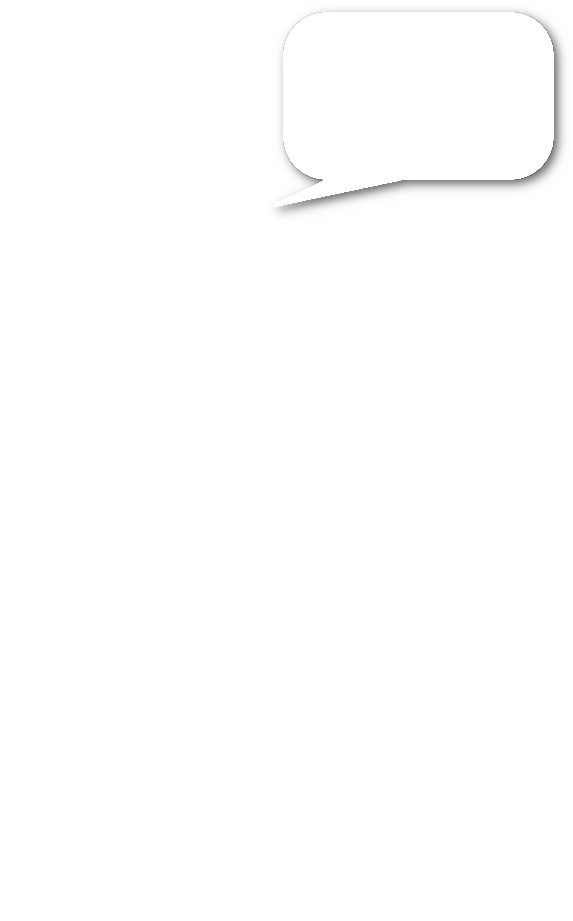
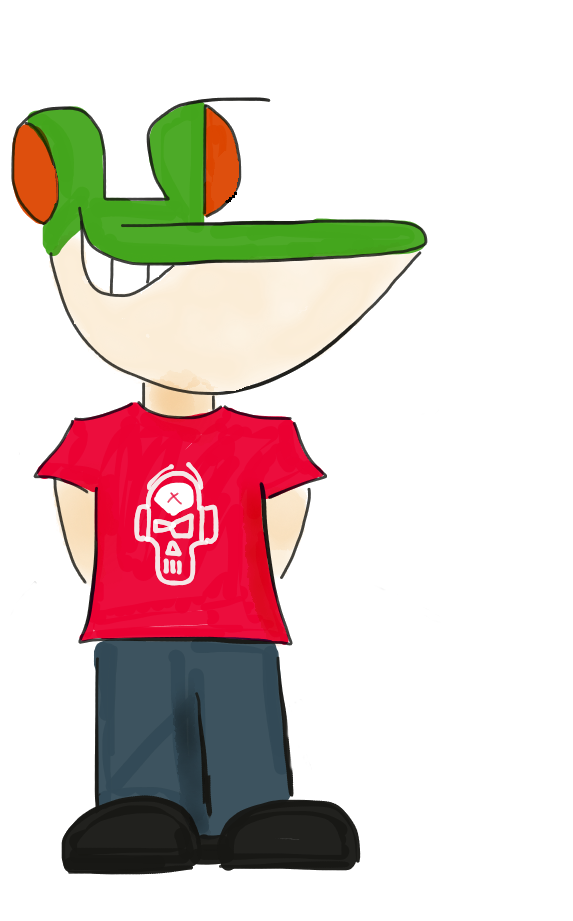
Layers edited between the first and the second (573, 921) image:
hid "Drop Shadow" over [263, 5, 570, 226]
hid "say" over [273, 12, 554, 207]
renamed "partial white" to "below", showed it, painted on it over [11, 97, 441, 875]
